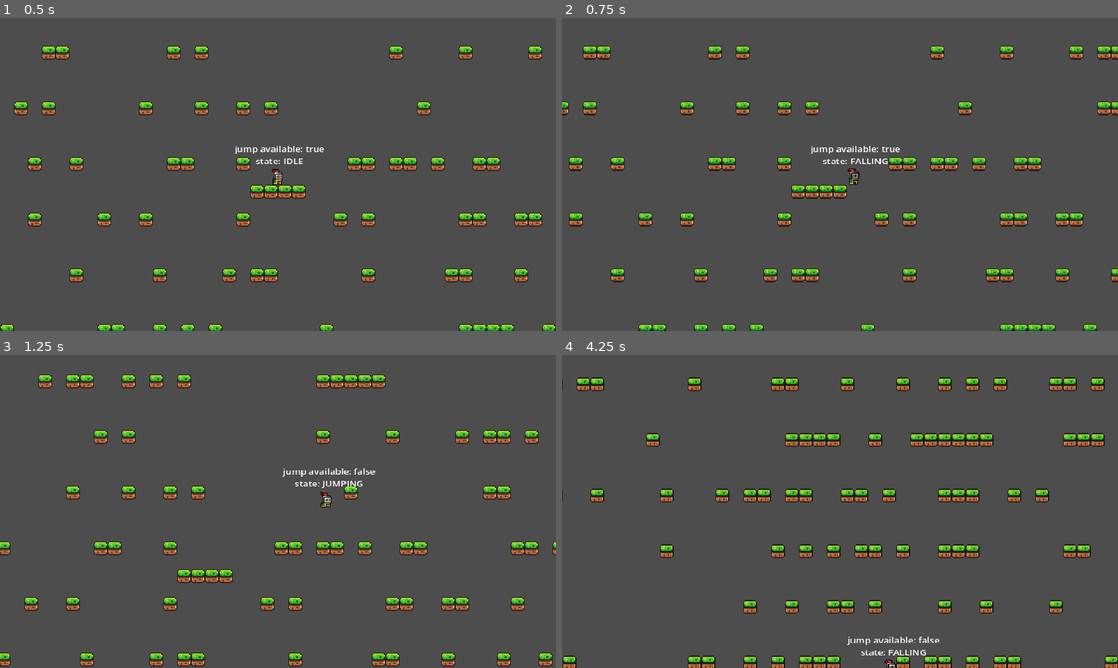
Above: before the commit, frames 1-4 (two rows, left to right).
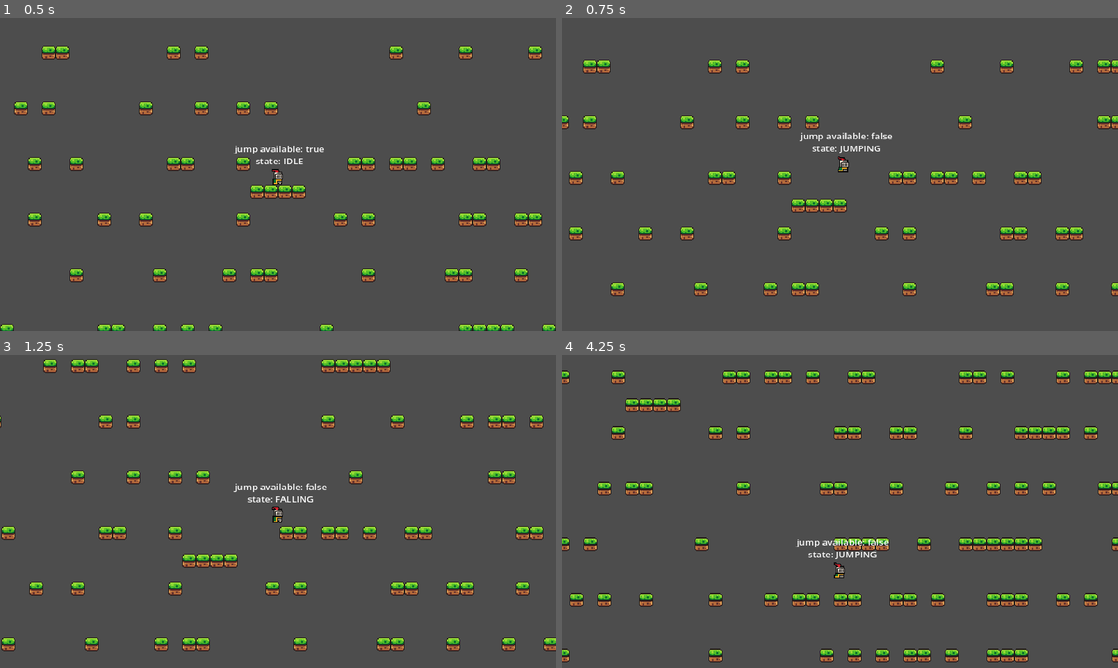
Above: after the commit, the same moments.

Repository: danielvogelsang/project-daydream
Game: Godot game, scene res://scenes/level/level.tscn
Same seed, same stepped clock (60 frames per second), same inputs: the game is played once before the commit and once after it.
Inputs:
- Up to frame 1 (0.5 s): no input
- Up to frame 2 (0.75 s): tap Enter at 0.5 s; hold D (right) from 0.53 s (still down); tap Space (jump) at 0.6 s
- Up to frame 3 (1.25 s): keep holding D (right); tap Space (jump) at 0.77, 1.07 s
- Up to frame 4 (4.25 s): tap Space (jump) at 1.35, 1.52, 1.82, 2.1, 2.85, 3.02, 3.32, 3.6, 3.77, 4.07 s; release D (right) at 2.03 s; hold A (left) 2.03-2.78 s; hold D (right) from 2.78 s (still down)

Frame 1 is identical in both runs. In frame 2, 12% of the frame differs, in the area x 0-100%, y 8-100%; in frame 3, 14%; in frame 4, 16%, in the area x 0-100%, y 4-100%.

Commit message:
fixed coyote timer to properly reset when landing and code cleanup

Diff:
--- a/scenes/player/player.gd
+++ b/scenes/player/player.gd
@@ -12,7 +12,6 @@
 
 var air_resistance: float = 100
 var air_speed: float = SPEED
-var in_air: bool = false
 var jump_available: bool = true
 var coyote_time: float = 0.3
 
@@ -71,15 +70,13 @@
 		velocity.y = JUMP_VELOCITY
 		coyote_timeout()
 
-func is_in_air() -> void:
+func handle_jump_availability() -> void:
 	if is_on_floor():
-		in_air = false
 		jump_available = true
-	else: in_air = false
 
 func handle_air_speed() -> void:
 	velocity.x = 0
-	if in_air:
+	if not is_on_floor():
 		air_speed = SPEED - air_resistance
 	else:
 		air_speed = SPEED
@@ -95,6 +92,8 @@
 	if jump_available:
 		if coyote_timer.is_stopped():
 			coyote_timer.start(coyote_time)
+		if is_on_floor():
+			coyote_timer.stop()
 
 # set to false after timeout
 func coyote_timeout() -> void:
@@ -108,6 +107,6 @@
 	get_input()
 	move_and_slide()
 	calculate_states()
-	is_in_air()
+	handle_jump_availability()
 	handle_coyote_timer()
 	update_debug_label()
--- a/scenes/player/player.tscn
+++ b/scenes/player/player.tscn
@@ -178,7 +178,7 @@
 "duration": 1.0,
 "texture": SubResource("AtlasTexture_40sbp")
 }],
-"loop": false,
+"loop": true,
 "name": &"Idle",
 "speed": 5.0
 }, {
